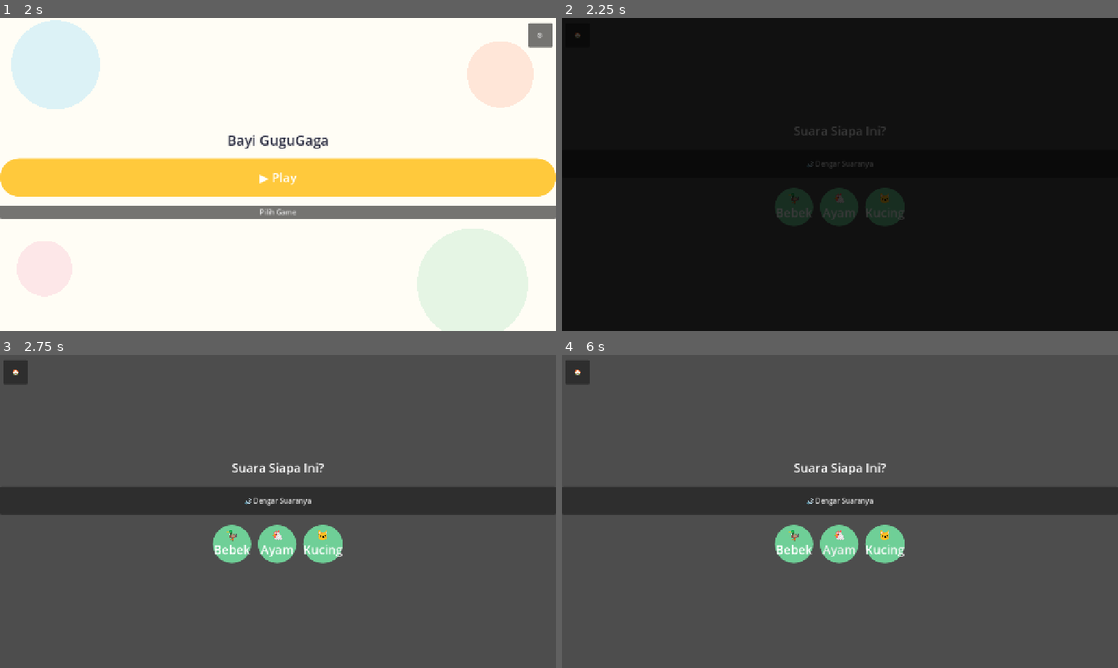
Above: before the commit, frames 1-4 (two rows, left to right).
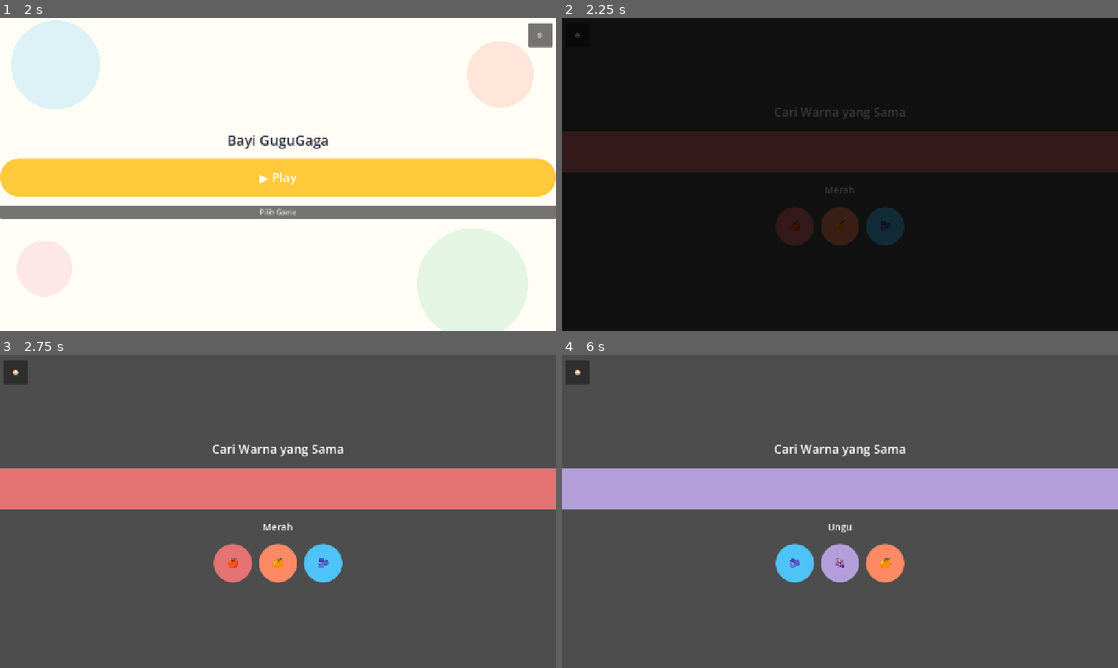
Above: after the commit, the same moments.

Repository: ptnusavisionmedia/game-balita
Game: Godot game, scene res://scenes/Splash.tscn
Same seed, same stepped clock (60 frames per second), same inputs: the game is played once before the commit and once after it.
Inputs (mouse positions are in pixels of both pictures, inside the frame that each line leads up to):
- Up to frame 1 (2 s): tap Enter at 0.5 s
- Up to frame 2 (2.25 s): click "▶ Play" at 2 s
- Up to frame 3 (2.75 s): no input
- Up to frame 4 (6 s): click (795, 564) at 2.75 s, where only the run after the commit has a clickable "🍎"; click (795, 564) at 3.5 s, where only the run after the commit has a clickable "🍇"; click (795, 542) at 4.25 s, where only the run before the commit has a clickable "🦆 Bebek"; click (840, 564) at 5 s, where only the run after the commit has a clickable "🍃"; click (840, 564) at 5.75 s, where only the run after the commit has a clickable "🍋"

Frame 1 is identical in both runs. In frame 2, 16% of the frame differs, in the area x 0-100%, y 28-73%; in frame 3, 19%; in frame 4, 19%.

Commit message:
feat: implementasi feature_warna, feature_musik, feature_mewarnai, feature_puzzle
Melengkapi Fase 2 dari sisi kode — semua 6 mini-game sekarang punya
gameplay asli (bukan placeholder "Kembali"):
- feature_warna: tap cocokkan warna, pola sama feature_angka
- feature_musik: tap bebas 6 nada, TANPA struktur soal (bukan kuis)
- feature_mewarnai: isi 4 area gambar, TANPA benar/salah, palet dari
  AppColors (bukan depend ke feature_warna, jaga aturan ARCHITECTURE.md)
- feature_puzzle: drag & drop asli (Control._get_drag_data/_can_drop_data/
  _drop_data), 4 keping, snap longgar

GameFlow.GAMES: semua implemented: true, masuk pool Play acak. Headless-
verified 10 scene, tidak ada error baru. Placeholder: emoji/kotak warna/
SfxService.play(null) sampai aset asli ada. Belum dites interaktif
sentuhan asli untuk 4 modul ini.

Co-Authored-By: Claude Sonnet 5 <noreply@anthropic.com>

Diff:
--- a/core/scripts/game_flow.gd
+++ b/core/scripts/game_flow.gd
@@ -11,11 +11,11 @@
 ## jadi tidak masuk pool "Play acak". Ganti jadi true begitu modulnya selesai.
 const GAMES := [
 	{"name": "Angka", "kind": "angka", "scene": "res://features/feature_angka/Angka.tscn", "implemented": true},
-	{"name": "Warna", "kind": "warna", "scene": "res://features/feature_warna/Warna.tscn", "implemented": false},
+	{"name": "Warna", "kind": "warna", "scene": "res://features/feature_warna/Warna.tscn", "implemented": true},
 	{"name": "Hewan", "kind": "hewan", "scene": "res://features/feature_hewan/Hewan.tscn", "implemented": true},
-	{"name": "Musik", "kind": "musik", "scene": "res://features/feature_musik/Musik.tscn", "implemented": false},
-	{"name": "Mewarnai", "kind": "mewarnai", "scene": "res://features/feature_mewarnai/Mewarnai.tscn", "implemented": false},
-	{"name": "Puzzle", "kind": "puzzle", "scene": "res://features/feature_puzzle/Puzzle.tscn", "implemented": false},
+	{"name": "Musik", "kind": "musik", "scene": "res://features/feature_musik/Musik.tscn", "implemented": true},
+	{"name": "Mewarnai", "kind": "mewarnai", "scene": "res://features/feature_mewarnai/Mewarnai.tscn", "implemented": true},
+	{"name": "Puzzle", "kind": "puzzle", "scene": "res://features/feature_puzzle/Puzzle.tscn", "implemented": true},
 ]
 
 ## true kalau sesi main sekarang dimulai lewat tombol Play (acak) — dipakai
--- /dev/null
+++ b/features/feature_mewarnai/data/mewarnai_data.json
@@ -0,0 +1,13 @@
+[
+  {
+    "picture_id": "kelinci",
+    "picture_name": "Kelinci",
+    "canvas_size": { "w": 360, "h": 360 },
+    "areas": [
+      { "id": "telinga_kiri", "rect": { "x": 90, "y": 10, "w": 60, "h": 100 } },
+      { "id": "telinga_kanan", "rect": { "x": 210, "y": 10, "w": 60, "h": 100 } },
+      { "id": "kepala", "rect": { "x": 80, "y": 90, "w": 200, "h": 130 } },
+      { "id": "badan", "rect": { "x": 60, "y": 200, "w": 240, "h": 150 } }
+    ]
+  }
+]
--- a/features/feature_mewarnai/mewarnai.gd
+++ b/features/feature_mewarnai/mewarnai.gd
@@ -1,23 +1,147 @@
 extends Control
-## Placeholder mini-game mewarnai — lihat obsidian-vault/Specs/feature_mewarnai.md.
-## Belum coding fitur (base model fokus feature_angka dulu sebagai pilot).
+## Isi area dengan warna pilihan — lihat obsidian-vault/Specs/feature_mewarnai.md.
+## SENGAJA tanpa benar/salah — ini ekspresi bebas, bukan kuis. Bukan
+## freehand drawing piksel (di luar scope base model, lihat spek).
+##
+## Palet warna sengaja pakai AppColors (bukan data file terpisah) supaya
+## konsisten dengan feature_warna tanpa feature_* saling depend satu sama
+## lain (lihat docs/ARCHITECTURE.md "Aturan dependensi").
+
+const DATA_PATH := "res://features/feature_mewarnai/data/mewarnai_data.json"
+const StarRewardOverlayScene := preload("res://core/scenes/StarRewardOverlay.tscn")
+const UNFILLED_COLOR := Color("#E0E0E0")
+
+var _palette: Array = [
+	AppColors.SUNSHINE, AppColors.LEAF, AppColors.CORAL,
+	AppColors.ACCENT_MUSIK, AppColors.ACCENT_MEWARNAI, AppColors.GOLD,
+]
+
+var _areas: Array = []
+var _filled_ids: Dictionary = {}
+var _active_color: Color
+var _area_buttons: Dictionary = {}
+
 
 func _ready() -> void:
 	anchor_right = 1.0
 	anchor_bottom = 1.0
 
+	var pictures := _load_pictures()
+	if pictures.is_empty():
+		push_warning("feature_mewarnai: mewarnai_data.json kosong/gagal dibaca — modul tidak bisa jalan.")
+		return
+	var picture: Dictionary = pictures[0]
+	_areas = picture.get("areas", [])
+	_active_color = _palette[0]
+
 	var vbox := VBoxContainer.new()
 	vbox.anchor_right = 1.0
 	vbox.anchor_bottom = 1.0
 	vbox.alignment = BoxContainer.ALIGNMENT_CENTER
+	vbox.add_theme_constant_override("separation", 20)
 	add_child(vbox)
 
-	var label := Label.new()
-	label.text = "Mewarnai\n(belum dikerjakan)"
-	label.horizontal_alignment = HORIZONTAL_ALIGNMENT_CENTER
-	vbox.add_child(label)
+	var title := Label.new()
+	title.text = "Warnai %s" % picture.get("picture_name", "Gambar")
+	title.add_theme_font_size_override("font_size", 28)
+	title.horizontal_alignment = HORIZONTAL_ALIGNMENT_CENTER
+	vbox.add_child(title)
 
-	var back_button := Button.new()
-	back_button.text = "Kembali"
-	back_button.pressed.connect(func(): GameFlow.go_home())
-	vbox.add_child(back_button)
+	var canvas_size: Dictionary = picture.get("canvas_size", {"w": 360, "h": 360})
+	var canvas := Control.new()
+	canvas.custom_minimum_size = Vector2(canvas_size.get("w", 360), canvas_size.get("h", 360))
+	vbox.add_child(canvas)
+
+	for area in _areas:
+		var button := _make_area_button(area)
+		canvas.add_child(button)
+		_area_buttons[area.get("id", "")] = button
+
+	var palette_box := HBoxContainer.new()
+	palette_box.alignment = BoxContainer.ALIGNMENT_CENTER
+	palette_box.add_theme_constant_override("separation", 12)
+	vbox.add_child(palette_box)
+
+	for color in _palette:
+		palette_box.add_child(_make_palette_swatch(color))
+
+	_add_home_button()
+
+
+func _load_pictures() -> Array:
+	if not FileAccess.file_exists(DATA_PATH):
+		return []
+	var parsed = JSON.parse_string(FileAccess.get_file_as_string(DATA_PATH))
+	return parsed if parsed is Array else []
+
+
+func _make_area_button(area: Dictionary) -> Button:
+	var rect: Dictionary = area.get("rect", {})
+	var button := Button.new()
+	button.position = Vector2(rect.get("x", 0), rect.get("y", 0))
+	button.size = Vector2(rect.get("w", 50), rect.get("h", 50))
+	_set_button_color(button, UNFILLED_COLOR)
+	button.pressed.connect(_on_area_pressed.bind(area.get("id", "")))
+	return button
+
+
+func _make_palette_swatch(color: Color) -> Button:
+	var swatch := Button.new()
+	swatch.custom_minimum_size = Vector2(56, 56)
+	var style := StyleBoxFlat.new()
+	style.bg_color = color
+	style.set_corner_radius_all(999)
+	for state in ["normal", "hover", "pressed", "focus"]:
+		swatch.add_theme_stylebox_override(state, style)
+	swatch.pressed.connect(func(): _active_color = color)
+	return swatch
+
+
+func _set_button_color(button: Button, color: Color) -> void:
+	var style := StyleBoxFlat.new()
+	style.bg_color = color
+	style.set_corner_radius_all(16)
+	for state in ["normal", "hover", "pressed", "focus"]:
+		button.add_theme_stylebox_override(state, style)
+
+
+## Tidak ada "benar/salah" — tap area mana pun, warna apa pun, selalu
+## valid. Cuma dihitung "sudah pernah diisi" buat tahu sesi selesai.
+func _on_area_pressed(area_id: String) -> void:
+	var button: Button = _area_buttons.get(area_id)
+	if button == null:
+		return
+	_set_button_color(button, _active_color)
+	SfxService.play(null)  # TODO Farel: sfx_tap netral
+
+	if not _filled_ids.has(area_id):
+		_filled_ids[area_id] = true
+		if _filled_ids.size() >= _areas.size():
+			_show_reward()
+
+
+## Tombol darurat, selalu terlihat — pola wajib dari feature_angka.
+func _add_home_button() -> void:
+	var home_button := Button.new()
+	home_button.text = "🏠"
+	home_button.custom_minimum_size = Vector2(56, 56)
+	home_button.anchor_left = 0.0
+	home_button.anchor_right = 0.0
+	home_button.offset_left = 8.0
+	home_button.offset_right = 64.0
+	home_button.offset_top = 12.0
+	home_button.offset_bottom = 68.0
+	home_button.pressed.connect(func(): GameFlow.go_home())
+	add_child(home_button)
+
+
+func _show_reward() -> void:
+	var overlay := StarRewardOverlayScene.instantiate()
+	# stars_earned TIDAK berarti "benar/salah" — cuma jumlah area yang
+	# sudah pernah diwarnai (pola sama feature_musik).
+	overlay.stars_earned = _filled_ids.size()
+	add_child(overlay)
+	overlay.continued.connect(func():
+		ProgressRepository.record_result("feature_mewarnai", _filled_ids.size())
+		GameFlow.finish_game_session()
+	)
--- a/features/feature_musik/musik.gd
+++ b/features/feature_musik/musik.gd
@@ -1,6 +1,18 @@
 extends Control
-## Placeholder mini-game musik — lihat obsidian-vault/Specs/feature_musik.md.
-## Belum coding fitur (base model fokus feature_angka dulu sebagai pilot).
+## Tap bebas nada — lihat obsidian-vault/Specs/feature_musik.md.
+## SENGAJA tanpa soal benar/salah (beda dari modul lain) — musik usia 1-5
+## tahun paling pas buat eksplorasi bebas, bukan dinilai tepat/tidaknya.
+
+const TOTAL_TAPS_TO_FINISH := 8
+const StarRewardOverlayScene := preload("res://core/scenes/StarRewardOverlay.tscn")
+
+const _NOTE_COLORS := [
+	Color("#B39DDB"), Color("#9575CD"), Color("#7E57C2"),
+	Color("#D1C4E9"), Color("#8E7CC3"), Color("#A48AD4"),
+]
+
+var _tap_count: int = 0
+
 
 func _ready() -> void:
 	anchor_right = 1.0
@@ -10,14 +22,61 @@
 	vbox.anchor_right = 1.0
 	vbox.anchor_bottom = 1.0
 	vbox.alignment = BoxContainer.ALIGNMENT_CENTER
+	vbox.add_theme_constant_override("separation", 24)
 	add_child(vbox)
 
-	var label := Label.new()
-	label.text = "Musik\n(belum dikerjakan)"
-	label.horizontal_alignment = HORIZONTAL_ALIGNMENT_CENTER
-	vbox.add_child(label)
+	var title := Label.new()
+	title.text = "Main Musik"
+	title.add_theme_font_size_override("font_size", 28)
+	title.horizontal_alignment = HORIZONTAL_ALIGNMENT_CENTER
+	vbox.add_child(title)
 
-	var back_button := Button.new()
-	back_button.text = "Kembali"
-	back_button.pressed.connect(func(): GameFlow.go_home())
-	vbox.add_child(back_button)
+	var notes_box := HBoxContainer.new()
+	notes_box.alignment = BoxContainer.ALIGNMENT_CENTER
+	notes_box.add_theme_constant_override("separation", 12)
+	vbox.add_child(notes_box)
+
+	for i in range(_NOTE_COLORS.size()):
+		var button := BigRoundButton.new()
+		button.accent_color = _NOTE_COLORS[i]
+		button.text = "♪"
+		button.pressed.connect(_on_note_pressed.bind(i))
+		notes_box.add_child(button)
+
+	_add_home_button()
+
+
+## Tombol darurat, selalu terlihat — pola wajib dari feature_angka.
+func _add_home_button() -> void:
+	var home_button := Button.new()
+	home_button.text = "🏠"
+	home_button.custom_minimum_size = Vector2(56, 56)
+	home_button.anchor_left = 0.0
+	home_button.anchor_right = 0.0
+	home_button.offset_left = 8.0
+	home_button.offset_right = 64.0
+	home_button.offset_top = 12.0
+	home_button.offset_bottom = 68.0
+	home_button.pressed.connect(func(): GameFlow.go_home())
+	add_child(home_button)
+
+
+## Tidak ada "benar/salah" di sini — tap mana pun selalu valid, cuma
+## keluar nada + animasi. Lihat obsidian-vault/Specs/feature_musik.md.
+func _on_note_pressed(note_index: int) -> void:
+	SfxService.play(null)  # TODO Farel: nada_<note_index>.mp3 belum ada
+	_tap_count += 1
+	if _tap_count >= TOTAL_TAPS_TO_FINISH:
+		_show_reward()
+
+
+func _show_reward() -> void:
+	var overlay := StarRewardOverlayScene.instantiate()
+	# stars_earned di sini TIDAK berarti "benar/salah" — cuma dipakai
+	# ProgressRepository buat catat jumlah ketukan eksplorasi.
+	overlay.stars_earned = _tap_count
+	add_child(overlay)
+	overlay.continued.connect(func():
+		ProgressRepository.record_result("feature_musik", _tap_count)
+		GameFlow.finish_game_session()
+	)
--- /dev/null
+++ b/features/feature_puzzle/data/puzzle_data.json
@@ -0,0 +1,12 @@
+[
+  {
+    "picture_id": "bentuk_warna",
+    "picture_name": "Bentuk",
+    "pieces": [
+      { "id": "a", "color_hex": "#FFC93C" },
+      { "id": "b", "color_hex": "#6FCF97" },
+      { "id": "c", "color_hex": "#4FC3F7" },
+      { "id": "d", "color_hex": "#F48FB1" }
+    ]
+  }
+]
--- a/features/feature_puzzle/puzzle.gd
+++ b/features/feature_puzzle/puzzle.gd
@@ -1,23 +1,114 @@
 extends Control
-## Placeholder mini-game puzzle — lihat obsidian-vault/Specs/feature_puzzle.md.
-## Belum coding fitur (base model fokus feature_angka dulu sebagai pilot).
+## Susun puzzle (drag, snap longgar) — lihat obsidian-vault/Specs/feature_puzzle.md.
+## 3-4 keping untuk level 1 (bukan langsung 6).
+
+const DATA_PATH := "res://features/feature_puzzle/data/puzzle_data.json"
+const StarRewardOverlayScene := preload("res://core/scenes/StarRewardOverlay.tscn")
+const PuzzlePieceScript := preload("res://features/feature_puzzle/puzzle_piece.gd")
+const PuzzleSlotScript := preload("res://features/feature_puzzle/puzzle_slot.gd")
+
+var _pieces_data: Array = []
+var _filled_count: int = 0
+var _pieces: Dictionary = {}
+
 
 func _ready() -> void:
 	anchor_right = 1.0
 	anchor_bottom = 1.0
 
+	var puzzles := _load_puzzles()
+	if puzzles.is_empty():
+		push_warning("feature_puzzle: puzzle_data.json kosong/gagal dibaca — modul tidak bisa jalan.")
+		return
+	var puzzle: Dictionary = puzzles[0]
+	_pieces_data = puzzle.get("pieces", [])
+
 	var vbox := VBoxContainer.new()
 	vbox.anchor_right = 1.0
 	vbox.anchor_bottom = 1.0
 	vbox.alignment = BoxContainer.ALIGNMENT_CENTER
+	vbox.add_theme_constant_override("separation", 24)
 	add_child(vbox)
 
-	var label := Label.new()
-	label.text = "Puzzle\n(belum dikerjakan)"
-	label.horizontal_alignment = HORIZONTAL_ALIGNMENT_CENTER
-	vbox.add_child(label)
+	var title := Label.new()
+	title.text = "Susun %s" % str(puzzle.get("picture_name", "Gambar"))
+	title.add_theme_font_size_override("font_size", 28)
+	title.horizontal_alignment = HORIZONTAL_ALIGNMENT_CENTER
+	vbox.add_child(title)
 
-	var back_button := Button.new()
-	back_button.text = "Kembali"
-	back_button.pressed.connect(func(): GameFlow.go_home())
-	vbox.add_child(back_button)
+	# Slot target (outline kosong), urutan TIDAK sama dengan urutan keping
+	# di bawah supaya anak benar-benar mencocokkan, bukan asal urut.
+	var slots_box := HBoxContainer.new()
+	slots_box.alignment = BoxContainer.ALIGNMENT_CENTER
+	slots_box.add_theme_constant_override("separation", 12)
+	vbox.add_child(slots_box)
+
+	for piece in _pieces_data:
+		var slot := PuzzleSlotScript.new()
+		slot.custom_minimum_size = Vector2(90, 90)
+		slot.expected_piece_id = str(piece.get("id", ""))
+		slot.expected_color = Color(str(piece.get("color_hex", "#FFFFFF")))
+		slot.piece_dropped.connect(_on_piece_dropped)
+		slots_box.add_child(slot)
+
+	var pieces_box := HBoxContainer.new()
+	pieces_box.alignment = BoxContainer.ALIGNMENT_CENTER
+	pieces_box.add_theme_constant_override("separation", 16)
+	vbox.add_child(pieces_box)
+
+	randomize()
+	var shuffled: Array = _pieces_data.duplicate()
+	shuffled.shuffle()
+	for piece in shuffled:
+		var piece_node := PuzzlePieceScript.new()
+		piece_node.custom_minimum_size = Vector2(80, 80)
+		piece_node.piece_id = str(piece.get("id", ""))
+		piece_node.piece_color = Color(str(piece.get("color_hex", "#FFFFFF")))
+		pieces_box.add_child(piece_node)
+		_pieces[str(piece.get("id", ""))] = piece_node
+
+	_add_home_button()
+
+
+func _load_puzzles() -> Array:
+	if not FileAccess.file_exists(DATA_PATH):
+		return []
+	var parsed = JSON.parse_string(FileAccess.get_file_as_string(DATA_PATH))
+	return parsed if parsed is Array else []
+
+
+func _on_piece_dropped(piece_id: String) -> void:
+	SfxService.play(null)  # TODO Farel: sfx_correct
+	var piece_node: Control = _pieces.get(piece_id)
+	if piece_node:
+		piece_node.visible = false
+
+	_filled_count += 1
+	if _filled_count >= _pieces_data.size():
+		_show_reward()
+
+
+## Tombol darurat, selalu terlihat — PENTING khusus modul ini karena 1
+## sesi puzzle bisa makan waktu lebih lama dari modul lain (lihat spek).
+func _add_home_button() -> void:
+	var home_button := Button.new()
+	home_button.text = "🏠"
+	home_button.custom_minimum_size = Vector2(56, 56)
+	home_button.anchor_left = 0.0
+	home_button.anchor_right = 0.0
+	home_button.offset_left = 8.0
+	home_button.offset_right = 64.0
+	home_button.offset_top = 12.0
+	home_button.offset_bottom = 68.0
+	home_button.pressed.connect(func(): GameFlow.go_home())
+	add_child(home_button)
+
+
+func _show_reward() -> void:
+	var overlay := StarRewardOverlayScene.instantiate()
+	overlay.stars_earned = _pieces_data.size()
+	add_child(overlay)
+	overlay.continued.connect(func():
+		ProgressRepository.record_result("feature_puzzle", _pieces_data.size())
+		GameFlow.finish_game_session()
+	)
--- /dev/null
+++ b/features/feature_puzzle/puzzle_piece.gd
@@ -0,0 +1,35 @@
+extends Control
+## 1 keping puzzle draggable — lihat obsidian-vault/Specs/feature_puzzle.md.
+## Placeholder: kotak warna polos (ganti potongan gambar asli begitu ada)
+## — warna piece = warna slot tujuan, jadi anak bisa cocokkan dari warna
+## sambil nunggu ilustrasi final.
+
+var piece_id: String = ""
+var piece_color: Color = Color.WHITE
+
+var _panel: Panel
+
+
+func _ready() -> void:
+	mouse_filter = Control.MOUSE_FILTER_PASS
+	_panel = Panel.new()
+	_panel.anchor_right = 1.0
+	_panel.anchor_bottom = 1.0
+	_panel.mouse_filter = Control.MOUSE_FILTER_IGNORE
+	add_child(_panel)
+
+	var style := StyleBoxFlat.new()
+	style.bg_color = piece_color
+	style.set_corner_radius_all(12)
+	_panel.add_theme_stylebox_override("panel", style)
+
+
+func _get_drag_data(_at_position: Vector2) -> Variant:
+	var preview := Panel.new()
+	preview.size = size
+	var style := StyleBoxFlat.new()
+	style.bg_color = piece_color
+	style.set_corner_radius_all(12)
+	preview.add_theme_stylebox_override("panel", style)
+	set_drag_preview(preview)
+	return {"piece_id": piece_id}
--- /dev/null
+++ b/features/feature_puzzle/puzzle_slot.gd
@@ -0,0 +1,52 @@
+extends Control
+## 1 slot target puzzle. "Snap longgar" = area drop-nya besar (ukuran
+## slot sendiri, bukan radius piksel kecil) & cuma cek id keping cocok,
+## bukan posisi presisi. Lihat obsidian-vault/Specs/feature_puzzle.md.
+
+signal piece_dropped(piece_id: String)
+
+var expected_piece_id: String = ""
+var expected_color: Color = Color.WHITE
+var filled: bool = false
+
+var _panel: Panel
+
+
+func _ready() -> void:
+	mouse_filter = Control.MOUSE_FILTER_PASS
+	_panel = Panel.new()
+	_panel.anchor_right = 1.0
+	_panel.anchor_bottom = 1.0
+	_panel.mouse_filter = Control.MOUSE_FILTER_IGNORE
+	add_child(_panel)
+	_apply_empty_style()
+
+
+func _apply_empty_style() -> void:
+	var style := StyleBoxFlat.new()
+	style.bg_color = Color(0, 0, 0, 0)
+	style.border_color = AppColors.INK
+	style.set_border_width_all(3)
+	style.set_corner_radius_all(12)
+	_panel.add_theme_stylebox_override("panel", style)
+
+
+func mark_filled_visual() -> void:
+	var style := StyleBoxFlat.new()
+	style.bg_color = expected_color
+	style.set_corner_radius_all(12)
+	_panel.add_theme_stylebox_override("panel", style)
+
+
+func _can_drop_data(_at_position: Vector2, data) -> bool:
+	return not filled and data is Dictionary and data.get("piece_id", "") == expected_piece_id
+
+
+## Keping yang TIDAK cocok cuma ditolak secara diam-diam (tidak snap,
+## kembali ke posisi semula otomatis karena memang tidak dianggap
+## "didrop" di slot ini) — tidak ada suara/animasi "salah" di modul ini,
+## lihat obsidian-vault/Specs/feature_puzzle.md bagian Feedback.
+func _drop_data(_at_position: Vector2, data) -> void:
+	filled = true
+	mark_filled_visual()
+	piece_dropped.emit(data.get("piece_id", ""))
--- /dev/null
+++ b/features/feature_warna/data/warna_data.json
@@ -0,0 +1,38 @@
+[
+  {
+    "id": "kuning",
+    "name": "Kuning",
+    "color_hex": "#FFC93C",
+    "placeholder_emoji": "🍋"
+  },
+  {
+    "id": "hijau",
+    "name": "Hijau",
+    "color_hex": "#6FCF97",
+    "placeholder_emoji": "🍃"
+  },
+  {
+    "id": "oranye",
+    "name": "Oranye",
+    "color_hex": "#FF8A65",
+    "placeholder_emoji": "🍊"
+  },
+  {
+    "id": "ungu",
+    "name": "Ungu",
+    "color_hex": "#B39DDB",
+    "placeholder_emoji": "🍇"
+  },
+  {
+    "id": "biru",
+    "name": "Biru",
+    "color_hex": "#4FC3F7",
+    "placeholder_emoji": "🫐"
+  },
+  {
+    "id": "merah",
+    "name": "Merah",
+    "color_hex": "#E57373",
+    "placeholder_emoji": "🍎"
+  }
+]
--- a/features/feature_warna/warna.gd
+++ b/features/feature_warna/warna.gd
@@ -1,23 +1,142 @@
 extends Control
-## Placeholder mini-game warna & bentuk — lihat obsidian-vault/Specs/feature_warna.md.
-## Belum coding fitur (base model fokus feature_angka dulu sebagai pilot).
+## Cocokkan warna — lihat obsidian-vault/Specs/feature_warna.md.
+## 1 mekanik (self-correcting, pola sama feature_angka): tampil lingkaran
+## warna acuan, pilih benda yang warnanya sama dari 3 pilihan.
+
+const SESSION_QUESTIONS := 4
+const DATA_PATH := "res://features/feature_warna/data/warna_data.json"
+const StarRewardOverlayScene := preload("res://core/scenes/StarRewardOverlay.tscn")
+
+var _colors: Array = []
+var _targets: Array = []
+var _question_index: int = 0
+var _correct_count: int = 0
+
+var _reference_circle: ColorRect
+var _reference_label: Label
+var _choices_box: HBoxContainer
+
 
 func _ready() -> void:
 	anchor_right = 1.0
 	anchor_bottom = 1.0
 
+	_colors = _load_color_data()
+	if _colors.is_empty():
+		push_warning("feature_warna: warna_data.json kosong/gagal dibaca — modul tidak bisa jalan.")
+		return
+
+	randomize()
+	var pool_indices := range(_colors.size())
+	pool_indices.shuffle()
+	for i in range(SESSION_QUESTIONS):
+		_targets.append(pool_indices[i % pool_indices.size()])
+
 	var vbox := VBoxContainer.new()
 	vbox.anchor_right = 1.0
 	vbox.anchor_bottom = 1.0
 	vbox.alignment = BoxContainer.ALIGNMENT_CENTER
+	vbox.add_theme_constant_override("separation", 24)
 	add_child(vbox)
 
-	var label := Label.new()
-	label.text = "Warna\n(belum dikerjakan)"
-	label.horizontal_alignment = HORIZONTAL_ALIGNMENT_CENTER
-	vbox.add_child(label)
+	var title := Label.new()
+	title.text = "Cari Warna yang Sama"
+	title.add_theme_font_size_override("font_size", 28)
+	title.horizontal_alignment = HORIZONTAL_ALIGNMENT_CENTER
+	vbox.add_child(title)
 
-	var back_button := Button.new()
-	back_button.text = "Kembali"
-	back_button.pressed.connect(func(): GameFlow.go_home())
-	vbox.add_child(back_button)
+	_reference_circle = ColorRect.new()
+	_reference_circle.custom_minimum_size = Vector2(96, 96)
+	vbox.add_child(_reference_circle)
+
+	_reference_label = Label.new()
+	_reference_label.add_theme_font_size_override("font_size", 22)
+	_reference_label.horizontal_alignment = HORIZONTAL_ALIGNMENT_CENTER
+	vbox.add_child(_reference_label)
+
+	_choices_box = HBoxContainer.new()
+	_choices_box.alignment = BoxContainer.ALIGNMENT_CENTER
+	_choices_box.add_theme_constant_override("separation", 16)
+	vbox.add_child(_choices_box)
+
+	_render_question()
+	_add_home_button()
+
+
+func _load_color_data() -> Array:
+	if not FileAccess.file_exists(DATA_PATH):
+		return []
+	var parsed = JSON.parse_string(FileAccess.get_file_as_string(DATA_PATH))
+	return parsed if parsed is Array else []
+
+
+## Tombol darurat, selalu terlihat — pola wajib dari feature_angka.
+func _add_home_button() -> void:
+	var home_button := Button.new()
+	home_button.text = "🏠"
+	home_button.custom_minimum_size = Vector2(56, 56)
+	home_button.anchor_left = 0.0
+	home_button.anchor_right = 0.0
+	home_button.offset_left = 8.0
+	home_button.offset_right = 64.0
+	home_button.offset_top = 12.0
+	home_button.offset_bottom = 68.0
+	home_button.pressed.connect(func(): GameFlow.go_home())
+	add_child(home_button)
+
+
+func _current_target() -> Dictionary:
+	return _colors[_targets[_question_index]]
+
+
+func _choice_indices_for(target_index: int) -> Array:
+	var choices: Array = [target_index]
+	var attempts := 0
+	while choices.size() < mini(3, _colors.size()) and attempts < 20:
+		var candidate := randi() % _colors.size()
+		if not choices.has(candidate):
+			choices.append(candidate)
+		attempts += 1
+	choices.shuffle()
+	return choices
+
+
+func _render_question() -> void:
+	var target: Dictionary = _current_target()
+	_reference_circle.color = Color(target.get("color_hex", "#FFFFFF"))
+	_reference_label.text = target.get("name", "?")
+
+	for child in _choices_box.get_children():
+		child.queue_free()
+
+	for idx in _choice_indices_for(_targets[_question_index]):
+		var color_data: Dictionary = _colors[idx]
+		var button := BigRoundButton.new()
+		button.accent_color = Color(color_data.get("color_hex", "#FFFFFF"))
+		# Placeholder visual: emoji, sampai ilustrasi asli dari Asset 1 ada.
+		button.text = color_data.get("placeholder_emoji", "?")
+		button.pressed.connect(_on_choice_pressed.bind(idx))
+		_choices_box.add_child(button)
+
+
+func _on_choice_pressed(chosen_index: int) -> void:
+	if chosen_index == _targets[_question_index]:
+		SfxService.play(null)  # TODO Farel: sfx_correct
+		_correct_count += 1
+		if _question_index + 1 >= _targets.size():
+			_show_reward()
+		else:
+			_question_index += 1
+			_render_question()
+	else:
+		SfxService.play(null)  # TODO Farel: sfx_try_again
+
+
+func _show_reward() -> void:
+	var overlay := StarRewardOverlayScene.instantiate()
+	overlay.stars_earned = _correct_count
+	add_child(overlay)
+	overlay.continued.connect(func():
+		ProgressRepository.record_result("feature_warna", _correct_count)
+		GameFlow.finish_game_session()
+	)
Not shown, added: features/feature_puzzle/puzzle_piece.gd.uid
Not shown, added: features/feature_puzzle/puzzle_slot.gd.uid
Not shown, changed: docs/TASK_BOARD.md
Not shown, changed: obsidian-vault/Decisions Log.md
Not shown, changed: obsidian-vault/Project Overview.md
